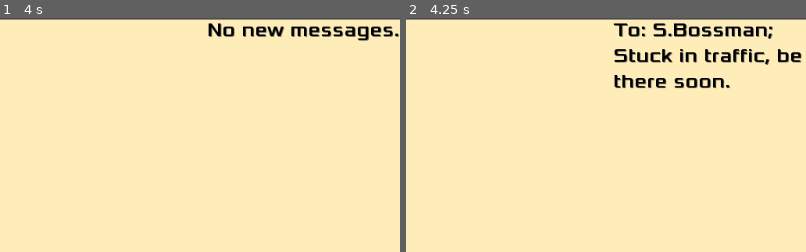
Above: before the commit, frames 1-2 (left to right).
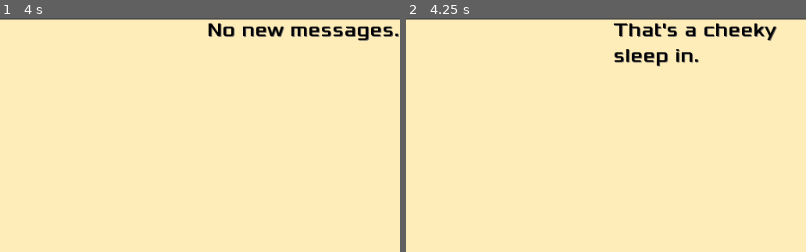
Above: after the commit, the same moments.

Repository: Verslapper/sleepinin
Game: Godot game, scene res://Main.tscn
Two runs of this game, one before a commit and one after it. Both use one fixed random seed, a clock stepped at 60 frames per second and the inputs below.
Inputs:
- Up to frame 1 (4 s): tap Enter (ui_accept) at 0.5, 0.77, 1.25, 1.52, 2, 2.75, 3.02, 3.5, 3.77 s
- Up to frame 2 (4.25 s): tap Escape (ui_cancel) at 4.15 s
The pictures show only the part of the screen within x 50-100%, y 0-50%; the shares and areas given below are measured in that part.

Frame 1 is identical in both runs. In frame 2, 3.8% of the frame differs, in the area x 52-99%, y 2-30%.

Commit message:
Added enough plot to have three different endings. Leaving this failure behind.

Diff:
--- a/project/Main.gd
+++ b/project/Main.gd
@@ -15,8 +15,8 @@
 	minute = 59
 	streamPlayer = AudioStreamPlayer.new()
 	self.add_child(streamPlayer)
-	#streamPlayer.stream = load("res://assets/sleepin-bass.ogg")
-	#streamPlayer.play()
+	streamPlayer.stream = load("res://assets/sleepin-bass.ogg")
+	streamPlayer.play()
 	refreshHUD()
 	$Timer.start()
 
@@ -60,12 +60,12 @@
 	#get_tree().change_scene("Level1.tscn")
 
 func sleep():
-	if (day == 0 && hour <= 6):
-		$HUD/PlotLabel.set_text("To: S.Bossman; Stuck in traffic, be there soon.")
+	if (day == 0 && hour <= 12):
+		$HUD/PlotLabel.set_text("That's a cheeky sleep in.")
 	elif (day == 0):
-		$HUD/PlotLabel.set_text("To: S.Bossman; Slept through my alarm, be there soon.")
+		$HUD/PlotLabel.set_text("Top shelf chucked sickie, cobber.")
 	else:
-		$HUD/PlotLabel.set_text("From: S.Bossman; Don't bother coming in tomorrow.")
+		$HUD/PlotLabel.set_text("You'd risk anything for a sleep in. Respect.")
 
 func refreshHUD():
 	var dayText = ""
@@ -82,6 +82,22 @@
 		appendToPlot("From: C.Tractor; Can't start work without the demo")
 	if (day == 0 && hour == 11 && minute == 11):
 		appendToPlot("From: Y.Partner; Booked the place for tonight <3")
+	if (day == 0 && hour == 14 && minute == 30):
+		appendToPlot("From: S.Bossman; Deal's off. My office. Now.")
+	if (day == 0 && hour == 19 && minute == 50):
+		appendToPlot("From: Y.Partner; Babe? Can't find you.")
+	if (day == 0 && hour == 21 && minute == 00):
+		appendToPlot("From: Y.Partner; Missing my special day?")
+	if (day == 0 && hour == 22 && minute == 30):
+		appendToPlot("From: Y.Partner; </3")
+	if (day == 1 && hour == 9 && minute == 45):
+		appendToPlot("From: S.Bossman; Don't bother coming in. Ever.")
+	if (day == 1 && hour == 13 && minute == 00):
+		appendToPlot("From: Y.Partner; Are you ok? Please come over.")
+	if (day == 1 && hour == 18 && minute == 00):
+		appendToPlot("From: Y.Partner; OMG are you dead? Let me in!")
+	if (day == 1 && hour == 19 && minute == 30):
+		appendToPlot("From: Y.Partner; ;(")
 
 func appendToPlot(text):
 	$HUD/PlotLabel.set_text($HUD/PlotLabel.text + text)
--- a/project/Main.tscn
+++ b/project/Main.tscn
@@ -4,7 +4,7 @@
 [ext_resource path="res://Intro.tscn" type="PackedScene" id=2]
 [ext_resource path="res://HUD.tscn" type="PackedScene" id=3]
 
-[node name="Main" type="Node"]
+[node name="Main" type="Node" index="0"]
 
 script = ExtResource( 1 )
 
Not shown, changed: README.md
Not shown, added: sleepinin-win.zip
